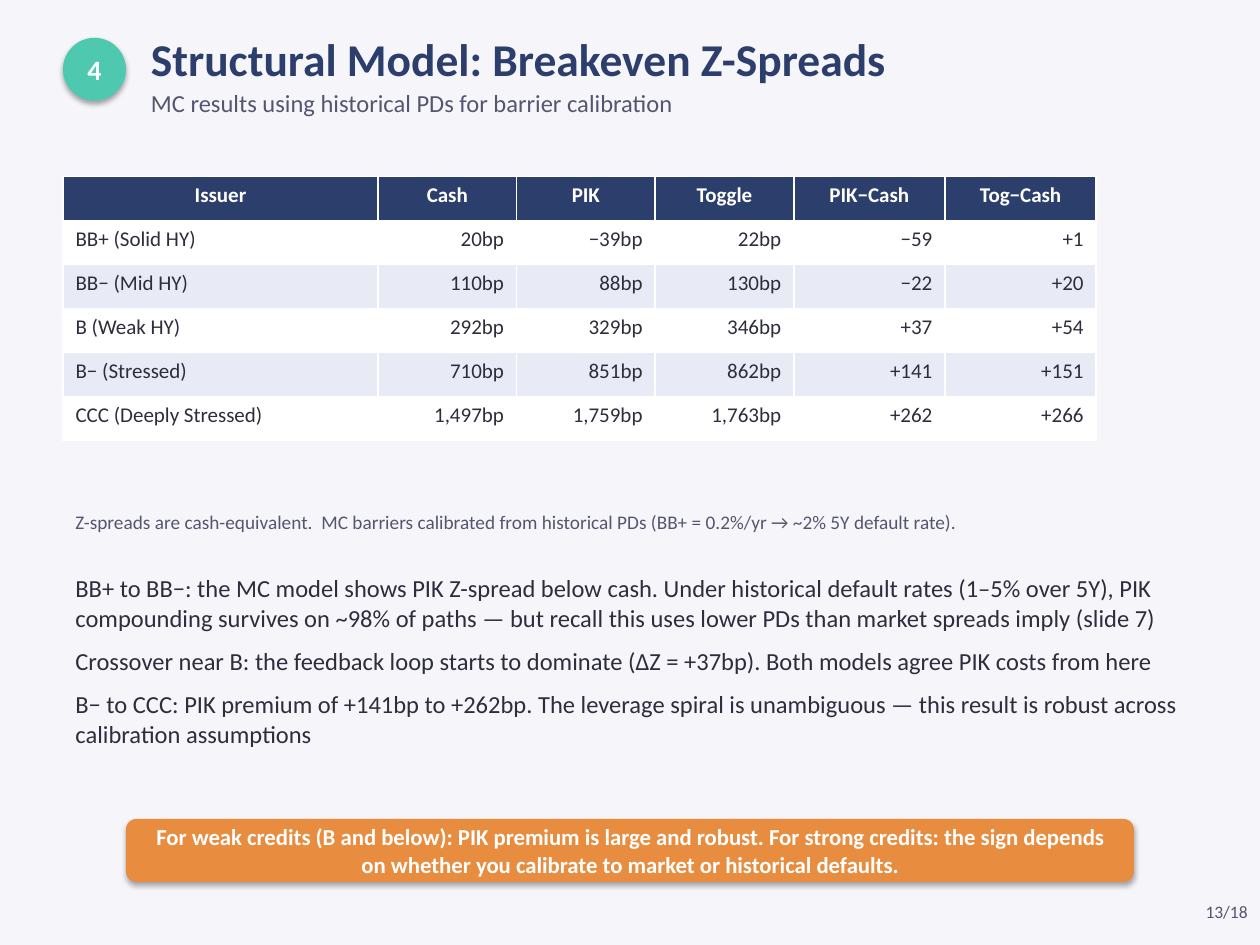
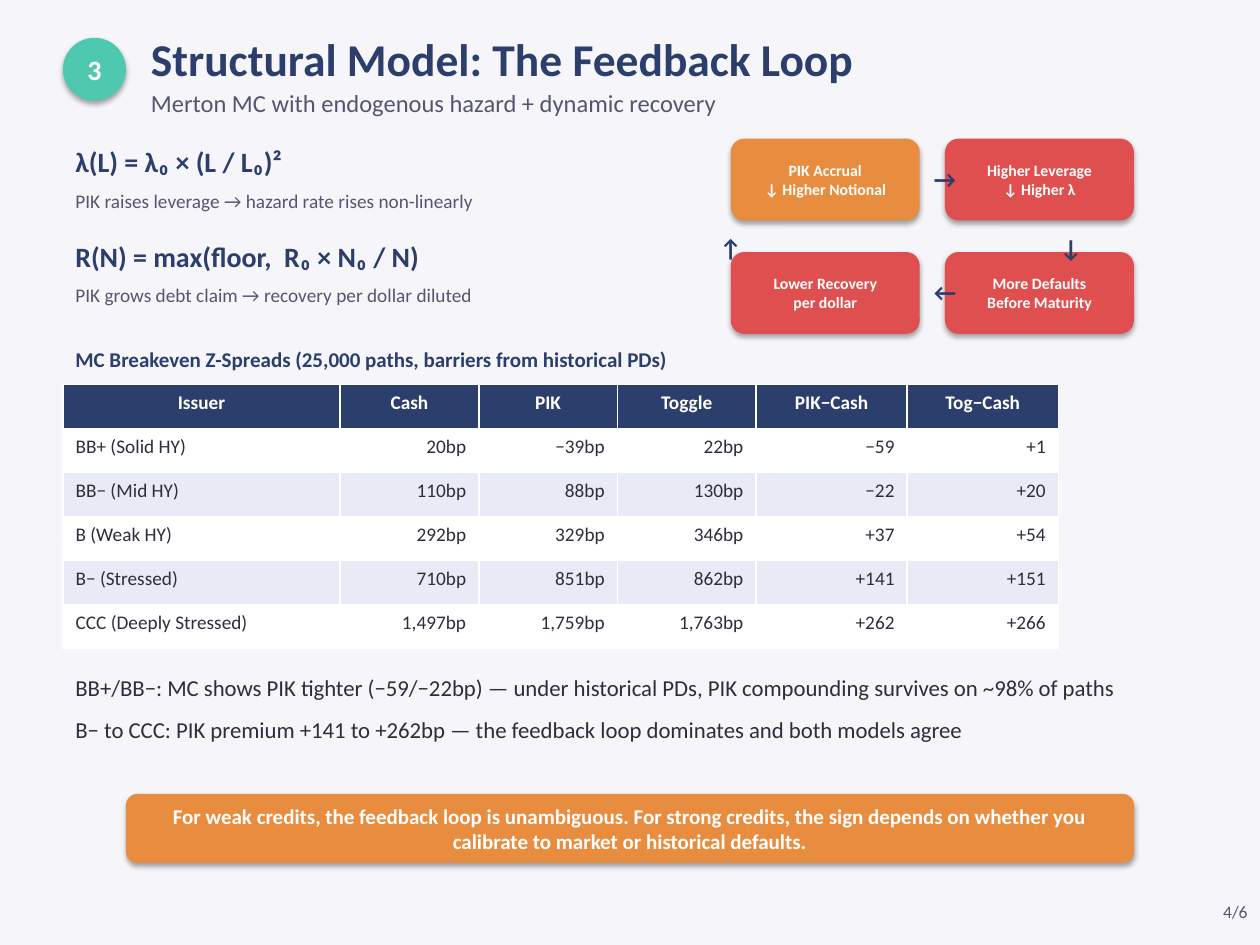
Before and after one commit to jeickmeier/rfin, a slide deck: slide 4 of finstack-py/examples/scripts/valuations/instruments/pik_coupon_pricing.pptx (slide 13 before the commit). Drawn at 1260x945 pixels with LibreOffice and Linux fonts; fonts in the diff are those of the drawing. Boxes give left, top, right and bottom in pixels: in the first picture for what was removed or moved away, otherwise in the second. Text is boxed around its words. In the diff, an @@ line names an element or a change of style, - is before the commit and + after.

Commit message:
feat(bond): add effective spread calculation to Merton MC engine
- Introduced `effective_spread_bp` to the `MertonMcResult` struct, representing the spread in basis points implied by the Monte Carlo price versus the risk-free rate.
- Updated the `MertonMcEngine` to calculate the effective spread based on present values, enhancing the model's capability to assess credit risk.
- Adjusted related documentation and tests to reflect the new effective spread feature, improving clarity and usability for users of the Merton MC engine.

This enhancement provides additional insights into the pricing dynamics of bonds, particularly in relation to risk-free benchmarks.

```diff
--- a/finstack-py/examples/scripts/valuations/instruments/pik_coupon_pricing.pptx
+++ b/finstack-py/examples/scripts/valuations/instruments/pik_coupon_pricing.pptx
@@ text at [151, 44, 853, 83]: text changed @@
-Structural Model: Breakeven Z-Spreads
+Structural Model: The Feedback Loop
@@ text in ellipse at [87, 61, 101, 80]: text changed @@
-4
+3
@@ text at [151, 95, 715, 116]: text changed @@
-MC results using historical PDs for barrier calibration
+Merton MC with endogenous hazard + dynamic recovery
@@ rounded rectangle added at [731, 139, 920, 220], fill #E88D3F, 9 pt, text #FFFFFF, bold @@
+PIK Accrual
+↓ Higher Notional
@@ rounded rectangle added at [945, 139, 1134, 220], fill #E04F4F, 9 pt, text #FFFFFF, bold @@
+Higher Leverage
+↓ Higher λ
@@ text added at [75, 150, 282, 176], 16 pt, text #2C3E6B, bold @@
+λ(L) = λ₀ × (L / L₀)²
@@ text added at [920, 158, 970, 202], 14 pt, text #2C3E6B, bold @@
+→
@@ text added at [75, 194, 473, 212], 11 pt, text #555570 @@
+PIK raises leverage → hazard rate rises non-linearly
@@ text added at [706, 227, 756, 271], 14 pt, text #2C3E6B, bold @@
+↑
@@ text added at [1046, 227, 1096, 271], 14 pt, text #2C3E6B, bold @@
+↓
@@ text added at [75, 246, 419, 271], 16 pt, text #2C3E6B, bold @@
+R(N) = max(floor, R₀ × N₀ / N)
@@ rounded rectangle added at [731, 252, 920, 334], fill #E04F4F, 9 pt, text #FFFFFF, bold @@
+Lower Recovery
+per dollar
@@ rounded rectangle added at [945, 252, 1134, 334], fill #E04F4F, 9 pt, text #FFFFFF, bold @@
+More Defaults
+Before Maturity
@@ text added at [75, 288, 472, 306], 11 pt, text #555570 @@
+PIK grows debt claim → recovery per dollar diluted
@@ text added at [920, 271, 970, 315], 14 pt, text #2C3E6B, bold @@
+←
@@ text added at [75, 351, 666, 371], 12 pt, text #2C3E6B, bold @@
+MC Breakeven Z-Spreads (25,000 paths, barriers from historical PDs)
@@ table at [63, 384, 1058, 649] @@
@@ size 12 to 11 pt @@
@@ table: place and size @@
-table at [63, 176, 1096, 441]
+table at [63, 384, 1058, 649]
@@ text removed at [75, 515, 956, 532] @@
-Z-spreads are cash-equivalent. MC barriers calibrated from historical PDs (BB+ = 0.2%/yr → ~2% 5Y default rate).
@@ text at [75, 679, 1114, 742]: text changed; size 14 to 13 pt @@
-BB+ to BB−: the MC model shows PIK Z-spread below cash. Under historical default rates (1–5% over 5Y), PIK compounding survives on ~98% of paths — but recall this uses lower PDs than market spreads imply (slide 7)
-Crossover near B: the feedback loop starts to dominate (ΔZ = +37bp). Both models agree PIK costs from here
-B− to CCC: PIK premium of +141bp to +262bp. The leverage spiral is unambiguous — this result is robust across calibration assumptions
+BB+/BB−: MC shows PIK tighter (−59/−22bp) — under historical PDs, PIK compounding survives on ~98% of paths
+B− to CCC: PIK premium +141 to +262bp — the feedback loop dominates and both models agree
@@ rounded rectangle "For weak credits, the feedback ...": place and size @@
-rounded rectangle "For weak credits, the feedback ..." at [126, 819, 1134, 882]
+rounded rectangle "For weak credits, the feedback ..." at [126, 794, 1134, 863]
@@ text in rounded rectangle at [173, 809, 1085, 849]: text changed; size 13 to 12 pt @@
-For weak credits (B and below): PIK premium is large and robust. For strong credits: the sign depends on whether you calibrate to market or historical defaults.
+For weak credits, the feedback loop is unambiguous. For strong credits, the sign depends on whether you calibrate to market or historical defaults.
@@ text at [1223, 906, 1247, 919]: text changed @@
-13/18
+4/6
```
Also in this commit, not shown: 4 other slides changed, 12 slides removed, 10 other files.
